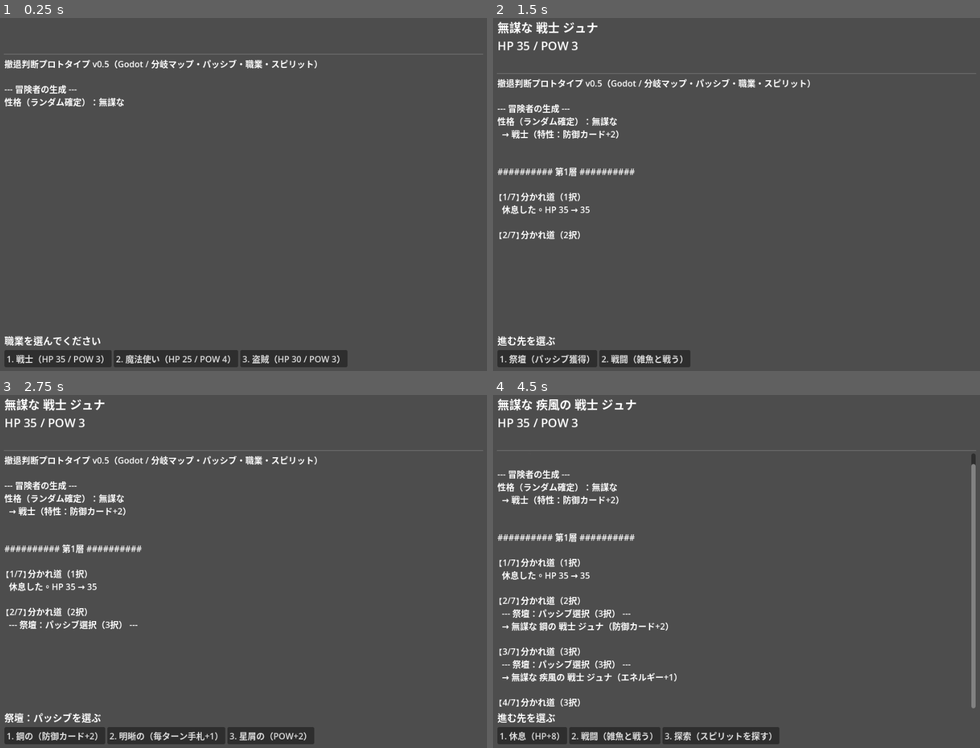
Above: before the commit, frames 1-4 (two rows, left to right).
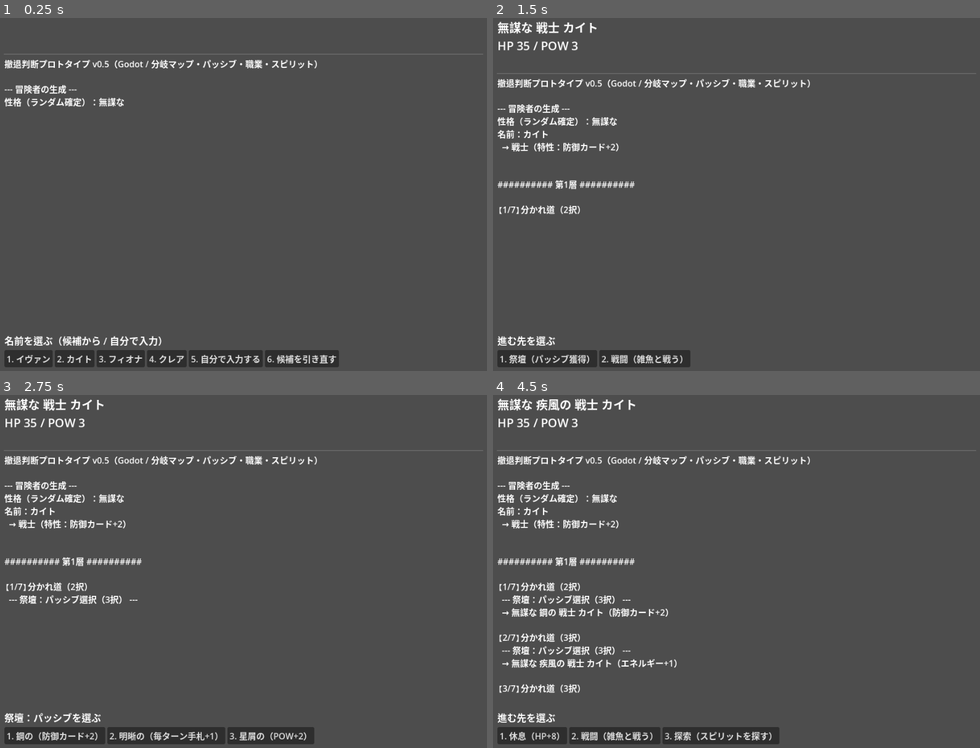
Above: after the commit, the same moments.

Repository: bakery48/rogue-lite
Game: Godot game, scene res://Main.tscn
Same seed, same stepped clock (60 frames per second), same inputs: the game is played once before the commit and once after it.
Inputs (mouse positions are in pixels of both pictures, inside the frame that each line leads up to):
- Up to frame 1 (0.25 s): no input
- Up to frame 2 (1.5 s): click (551, 356) at 0.5 s, where only the run before the commit has a clickable "1. 戦士（HP 35 / POW 3）"; click (531, 356) at 1.25 s, where only the run before the commit has a clickable "1. 休息（HP+8）"
- Up to frame 3 (2.75 s): click "1. 祭壇（パッシブ獲得）" at 2 s
- Up to frame 4 (4.5 s): click "1. 鋼の（防御カード+2）" at 2.75 s; click "2. 祭壇（パッシブ獲得）" at 3.5 s; click "2. 疾風の（エネルギー+1）" at 4.25 s

The runs differ from the first frame. In frame 1, 1.5% of the frame differs, in the area x 0-72%, y 90-99%; in frame 2, 2.1%; in frame 3, 2.6%; in frame 4, 7.0%, in the area x 0-100%, y 1-89%.

Commit message:
冒険者の命名を選択制に（候補から選ぶ / 自分で入力 / 引き直す）
- choose_name(): ランダム候補4件から選ぶ、または「自分で入力する」でLineEdit入力、
  「候補を引き直す」で再抽選
- prompt_text_input(): テキスト入力ヘルパー（決定ボタン/Enter両対応、最大12字、
  前後空白除去、空入力は再選択）
- create_adventurer: 性格提示のあとに名前選択 → 職業選択の順に
- Godot 4.3 headless で候補選択・自分で入力の両経路を確認

Co-Authored-By: Claude Opus 4.8 <noreply@anthropic.com>
Claude-Session: https://claude.ai/code/session_0147rnBqQBugQv7SX3oL6rSs

Diff:
--- a/godot/main.gd
+++ b/godot/main.gd
@@ -25,6 +25,7 @@
 var reset_flag := false
 
 signal choice_selected(index: int)
+signal name_submitted(text: String)
 
 
 func _ready() -> void:
@@ -109,6 +110,27 @@
 	return idx
 
 
+# テキスト入力欄を出し、決定されるまで待って入力文字列(前後空白除去)を返す。
+func prompt_text_input(prompt_text: String, placeholder: String) -> String:
+	prompt_label.text = prompt_text
+	var line := LineEdit.new()
+	line.placeholder_text = placeholder
+	line.max_length = 12
+	line.custom_minimum_size = Vector2(240, 0)
+	choice_box.add_child(line)
+	var btn := Button.new()
+	btn.text = "決定"
+	choice_box.add_child(btn)
+	line.text_submitted.connect(func(t): name_submitted.emit(t))
+	btn.pressed.connect(func(): name_submitted.emit(line.text))
+	line.grab_focus()
+	var text: String = await name_submitted
+	for c in choice_box.get_children():
+		c.queue_free()
+	prompt_label.text = ""
+	return text.strip_edges()
+
+
 # ---------------------------------------------------------------------------
 # 表示名
 # ---------------------------------------------------------------------------
@@ -127,12 +149,36 @@
 # 冒険者の生成
 # ---------------------------------------------------------------------------
 
+func choose_name() -> String:
+	# 名前を決める：ランダム候補から選ぶ / 引き直す / 自分で入力する。
+	while true:
+		var pool = Cfg.NAMES.duplicate()
+		pool.shuffle()
+		var candidates = pool.slice(0, 4)
+		var labels = candidates.duplicate()
+		labels.append("自分で入力する")
+		labels.append("候補を引き直す")
+		var idx = await present_choices("名前を選ぶ（候補から / 自分で入力）", labels)
+
+		if idx < candidates.size():
+			return candidates[idx]
+		elif idx == candidates.size():
+			var typed = await prompt_text_input("冒険者の名前を入力してください", "名前を入力…")
+			if typed != "":
+				return typed
+			log_line("（名前が空でした。もう一度選んでください）")
+		# 「引き直す」または空入力 → ループして再提示
+	return Cfg.NAMES[0]  # 到達しない（while true）。型解決のための保険。
+
+
 func create_adventurer() -> Dictionary:
 	var personality = Cfg.PERSONALITIES[randi() % Cfg.PERSONALITIES.size()]
-	var adv_name = Cfg.NAMES[randi() % Cfg.NAMES.size()]
 
 	log_line("\n--- 冒険者の生成 ---")
 	log_line("性格（ランダム確定）：%s" % personality.name)
+
+	var adv_name = await choose_name()
+	log_line("名前：%s" % adv_name)
 
 	var labels := []
 	for job in Cfg.JOBS:
